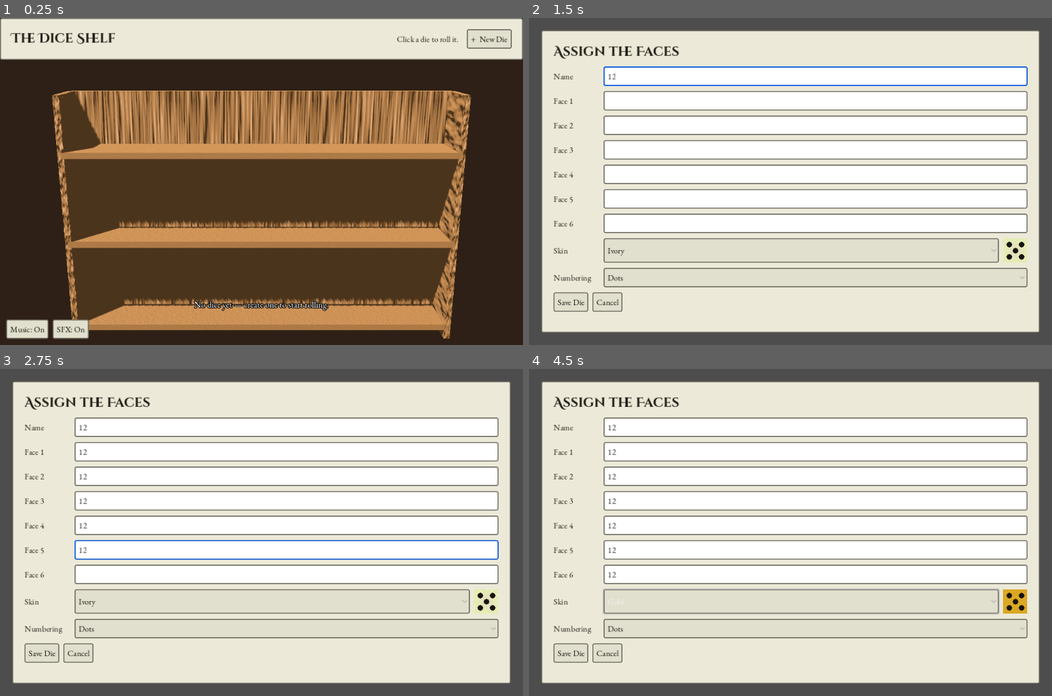
Above: before the commit, frames 1-4 (two rows, left to right).
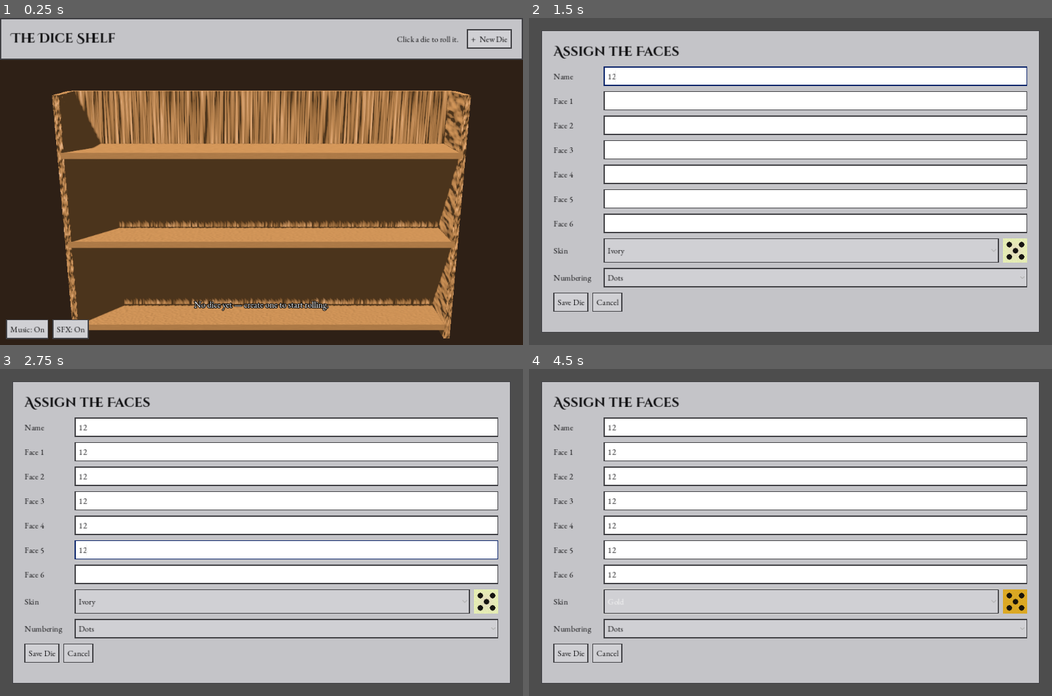
Above: after the commit, the same moments.

Repository: siyangsun/gamba
Game: Godot game, scene res://main.tscn
Same seed, same stepped clock (60 frames per second), same inputs: the game is played once before the commit and once after it. Sound files missing from this copy of the repository are replaced by a short silence.
Inputs (mouse positions are in pixels of both pictures, inside the frame that each line leads up to):
- Up to frame 1 (0.25 s): no input
- Up to frame 2 (1.5 s): click "+ New Die" at 0.5 s; click (816, 76) at 1.27 s; type "12" at 1.35 s
- Up to frame 3 (2.75 s): click (287, 450) at 1.5 s; type "12" at 1.58 s; click (287, 476) at 1.73 s; type "12" at 1.82 s; click (287, 499) at 2.02 s; type "12" at 2.1 s; click (287, 525) at 2.25 s; type "12" at 2.33 s; click (287, 548) at 2.48 s; type "12" at 2.57 s
- Up to frame 4 (4.5 s): click (816, 575) at 2.77 s; type "12" at 2.85 s; click "Ivory" at 3.5 s; click "Dots" at 4.25 s

The runs differ from the first frame. In frame 1, 12% of the frame differs, in the area x 0-100%, y 0-99%; in frame 2, 47%; in frame 3, 47%, in the area x 2-98%, y 3-97%; in frame 4, 47%.

Commit message:
ui: switch theme from warm beige to gray, sharp corners
Co-Authored-By: Claude Sonnet 5 <noreply@anthropic.com>

Diff:
--- a/main.gd
+++ b/main.gd
@@ -497,40 +497,40 @@
 	return out if has_alnum else "die"
 
 
-# --- theme (XP-ish grey/beige, slightly rounded corners) ------------------
+# --- theme (Windows 2000 / Chessmaster / Heroes 3: gray, boxy, sharp corners) --
 
 func _build_theme() -> Theme:
 	var t := Theme.new()
 	t.default_font_size = 16
 	# body font: warm old-style serif for everything except page titles
 	t.default_font = load("res://fonts/EBGaramond-Regular.ttf")
-	var beige := Color8(236, 233, 216)
-	var dark := Color8(113, 111, 100)
-
-	var panel := _flat(beige, dark, 2)
+	var gray := Color8(196, 196, 200)
+	var dark := Color8(64, 64, 68)
+
+	var panel := _flat(gray, dark, 2)
 	t.set_stylebox("panel", "Panel", panel)
 	t.set_stylebox("panel", "PanelContainer", panel)
 
-	var btn := _flat(Color8(225, 223, 205), dark, 2)
+	var btn := _flat(Color8(208, 208, 212), dark, 2)
 	t.set_stylebox("normal", "Button", btn)
-	var hov := _flat(Color8(238, 236, 222), dark, 2)
+	var hov := _flat(Color8(222, 222, 226), dark, 2)
 	t.set_stylebox("hover", "Button", hov)
-	var prs := _flat(Color8(200, 198, 182), dark, 2)
+	var prs := _flat(Color8(176, 176, 180), dark, 2)
 	t.set_stylebox("pressed", "Button", prs)
-	t.set_color("font_color", "Button", Color8(20, 18, 10))
+	t.set_color("font_color", "Button", Color8(16, 16, 18))
 
 	var le := _flat(Color.WHITE, dark, 2)
 	t.set_stylebox("normal", "LineEdit", le)
-	t.set_stylebox("focus", "LineEdit", _flat(Color.WHITE, Color8(0, 84, 227), 2))
-	t.set_color("font_color", "LineEdit", Color8(30, 28, 20))
-
-	t.set_color("font_color", "Label", Color8(30, 28, 20))
+	t.set_stylebox("focus", "LineEdit", _flat(Color.WHITE, Color8(10, 36, 106), 2))
+	t.set_color("font_color", "LineEdit", Color8(16, 16, 18))
+
+	t.set_color("font_color", "Label", Color8(16, 16, 18))
 
 	t.set_stylebox("normal", "OptionButton", btn)
 	t.set_stylebox("hover", "OptionButton", hov)
 	t.set_stylebox("pressed", "OptionButton", prs)
-	t.set_color("font_color", "OptionButton", Color8(20, 18, 10))
-	t.set_color("font_color", "PopupMenu", Color8(20, 18, 10))
+	t.set_color("font_color", "OptionButton", Color8(16, 16, 18))
+	t.set_color("font_color", "PopupMenu", Color8(16, 16, 18))
 
 	# header font: ornate display serif for page titles only
 	t.set_type_variation("Header", "Label")
@@ -544,6 +544,6 @@
 	s.bg_color = bg
 	s.set_border_width_all(bw)
 	s.border_color = border
-	s.set_corner_radius_all(3)
+	s.set_corner_radius_all(0)
 	s.set_content_margin_all(8)
 	return s
Not shown, changed: roadmap.md
